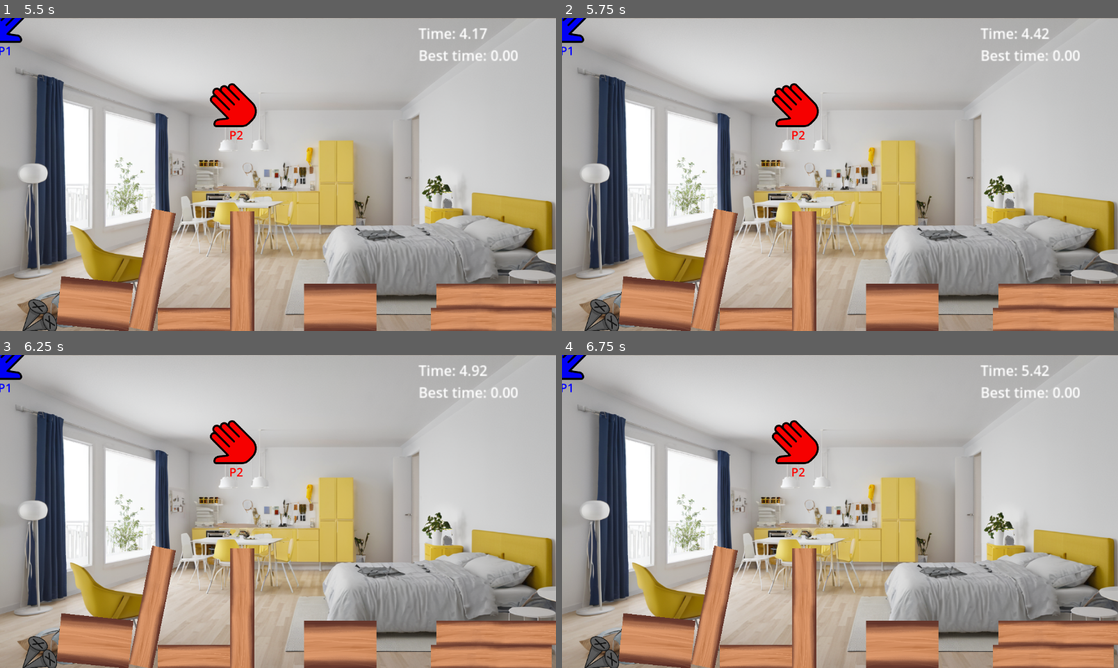
Above: before the commit, frames 1-4 (two rows, left to right).
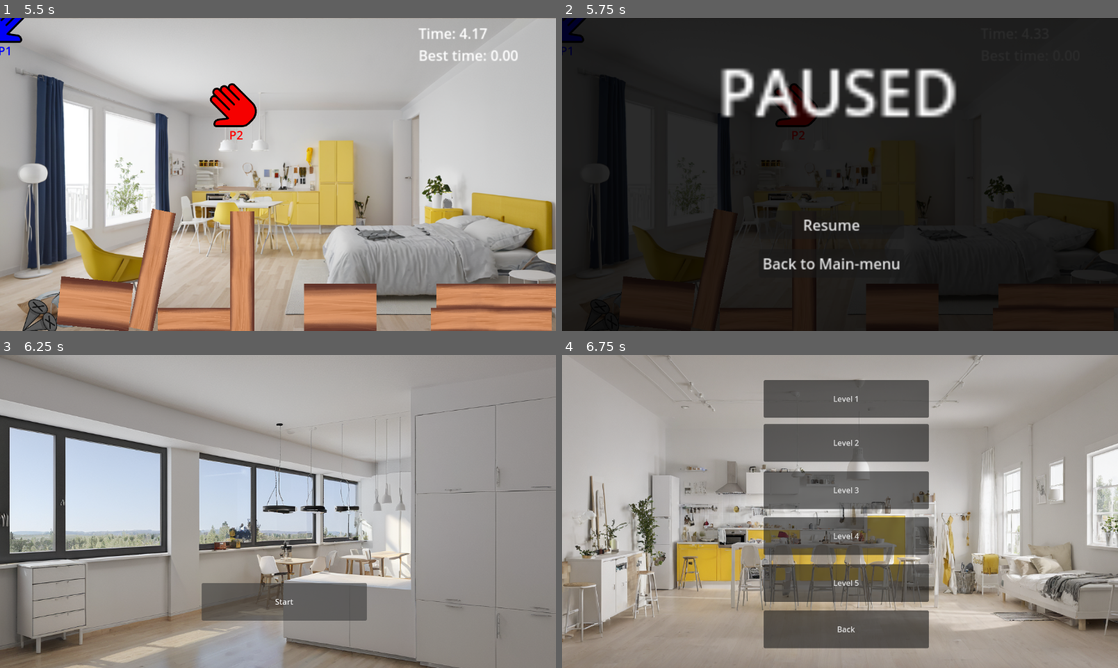
Above: after the commit, the same moments.

Repository: The-KTC/ikea_furniture_fun
Game: Godot game, scene res://start.tscn
Same seed, same stepped clock (60 frames per second), same inputs: the game is played once before the commit and once after it.
Inputs (mouse positions are in pixels of both pictures, inside the frame that each line leads up to):
- Up to frame 1 (5.5 s): click "Start" at 0.5 s; click "Level 1" at 1.25 s; hold / (removeTime) 2.03-2.78 s; tap / (removeTime) at 2.85, 4.35 s; hold / (removeTime) 3.53-4.28 s; tap Enter at 5 s; hold / (removeTime) from 5.03 s (still down)
- Up to frame 2 (5.75 s): keep holding / (removeTime); tap Escape (escape, bound only after the commit) at 5.65 s
- Up to frame 3 (6.25 s): release / (removeTime) at 5.75 s; click (266, 599) at 5.75 s, where only the run after the commit has a clickable "Back to Main-menu"
- Up to frame 4 (6.75 s): click (845, 602) at 6.5 s, where only the run after the commit has a clickable "Start"

Frame 1 is identical in both runs. In frame 2, 99% of the frame differs, in the area x 0-100%, y 0-100%; in frame 3, 76%; in frame 4, 79%.

Commit message:
setting-menu and freeze of game implemented

Diff:
--- /dev/null
+++ b/Settings.gd
@@ -0,0 +1,24 @@
+extends Node2D
+var pause = false
+
+# Called when the node enters the scene tree for the first time.
+func _ready():
+	get_node("fortsetzen").set_process_mode(Node.PROCESS_MODE_ALWAYS)
+	get_node("Menu").set_process_mode(Node.PROCESS_MODE_ALWAYS)
+
+func _on_menu_pressed():
+	get_tree().paused = false
+	get_tree().change_scene_to_file("res://start.tscn")
+
+func _input(event):
+	if event.is_action_pressed("escape"):
+		self.visible = !self.visible
+		#if get_node("../Zeitangabe") != null:
+		#	get_node("../Zeitangabe").flipfloptime()
+		pause = !pause
+		get_tree().paused = pause
+
+func _on_fortsetzen_pressed():
+	self.visible = !self.visible
+	pause = !pause
+	get_tree().paused = pause
--- a/level1.tscn
+++ b/level1.tscn
@@ -7,6 +7,8 @@
 [ext_resource type="PackedScene" uid="uid://cjmsaeiwc0xwa" path="res://bretie_brett_2.tscn" id="6_ytwb3"]
 [ext_resource type="Script" path="res://zeit.gd" id="7_8a1bt"]
 [ext_resource type="PackedScene" uid="uid://dg7hgmofu7a1a" path="res://langes_brett_2.tscn" id="7_ppu6g"]
+[ext_resource type="Script" path="res://Settings.gd" id="8_hnnc4"]
+[ext_resource type="Texture2D" uid="uid://bnfd1f1r6f85" path="res://UI/background.png" id="9_si1x6"]
 
 [sub_resource type="WorldBoundaryShape2D" id="WorldBoundaryShape2D_yr3i8"]
 
@@ -116,3 +118,44 @@
 offset_right = 52.8551
 offset_bottom = 48.2956
 text = "Best time: "
+
+[node name="Settings" type="Node2D" parent="."]
+visible = false
+script = ExtResource("8_hnnc4")
+
+[node name="Menu" type="Button" parent="Settings"]
+z_index = 3
+offset_left = 818.0
+offset_top = 956.0
+offset_right = 976.0
+offset_bottom = 987.0
+scale = Vector2(3.80926, 3.80926)
+text = "Back to Main-menu"
+
+[node name="fortsetzen" type="Button" parent="Settings"]
+z_index = 3
+offset_left = 818.0
+offset_top = 796.0
+offset_right = 976.0
+offset_bottom = 827.0
+scale = Vector2(3.80926, 3.80926)
+text = "Resume"
+
+[node name="Paused" type="Label" parent="Settings"]
+z_index = 3
+offset_left = 648.0
+offset_top = 116.0
+offset_right = 710.0
+offset_bottom = 139.0
+scale = Vector2(16.1112, 16.1112)
+text = "PAUSED"
+
+[node name="Sprite2D" type="Sprite2D" parent="Settings"]
+modulate = Color(0, 0, 0, 0.831373)
+z_index = 2
+position = Vector2(1160, 680)
+scale = Vector2(2.04365, 2.2102)
+texture = ExtResource("9_si1x6")
+
+[connection signal="pressed" from="Settings/Menu" to="Settings" method="_on_menu_pressed"]
+[connection signal="pressed" from="Settings/fortsetzen" to="Settings" method="_on_fortsetzen_pressed"]
--- a/project.godot
+++ b/project.godot
@@ -82,6 +82,11 @@
 "events": [Object(InputEventKey,"resource_local_to_scene":false,"resource_name":"","device":-1,"window_id":0,"alt_pressed":false,"shift_pressed":false,"ctrl_pressed":false,"meta_pressed":false,"pressed":false,"keycode":0,"physical_keycode":47,"key_label":0,"unicode":45,"echo":false,"script":null)
 ]
 }
+escape={
+"deadzone": 0.5,
+"events": [Object(InputEventKey,"resource_local_to_scene":false,"resource_name":"","device":-1,"window_id":0,"alt_pressed":false,"shift_pressed":false,"ctrl_pressed":false,"meta_pressed":false,"pressed":false,"keycode":0,"physical_keycode":4194305,"key_label":0,"unicode":0,"echo":false,"script":null)
+]
+}
 
 [layer_names]
 
--- a/zeit.gd
+++ b/zeit.gd
@@ -3,14 +3,16 @@
 var label = null
 var bestTime = null
 var besteZeit = 0.0
+#var zeitLaeuft = true
 # Called when the node enters the scene tree for the first time.
 func _ready():
 	label = get_node("Label")
 	bestTime = get_node("bestTime")
 	ladeZeit()
-	$Timer.start()
+	#$Timer.start()
 
 func _process(delta):
+#	if zeitLaeuft:
 	zeit += delta
 	label.text ="Time: "+ String("%.2f" % zeit)
 	bestTime.text ="Best time: "+ String("%.2f" % besteZeit)
@@ -41,3 +43,6 @@
 		besteZeit = 0.0
 	else:
 		print("Datei existiert nicht.")
+
+#func flipfloptime():
+#	zeitLaeuft = !zeitLaeuft
Not shown: 1 places in level1.tscn that only renumber resources
